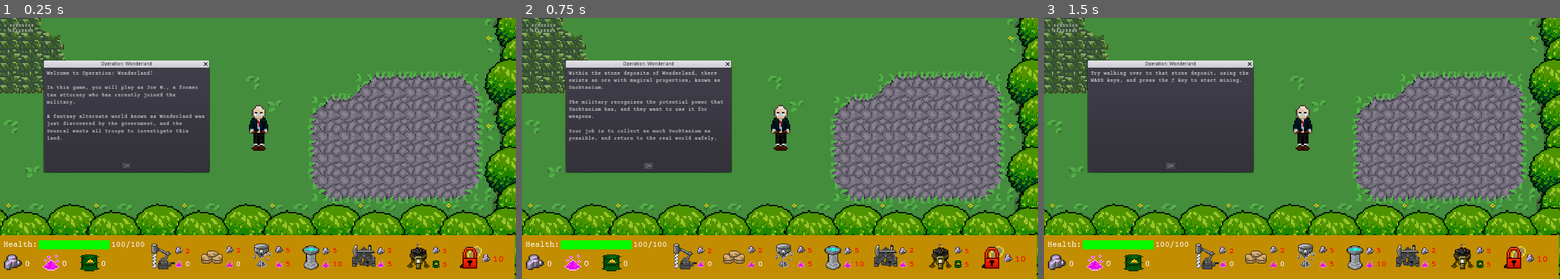
Above: before the commit, frames 1-3 (left to right).
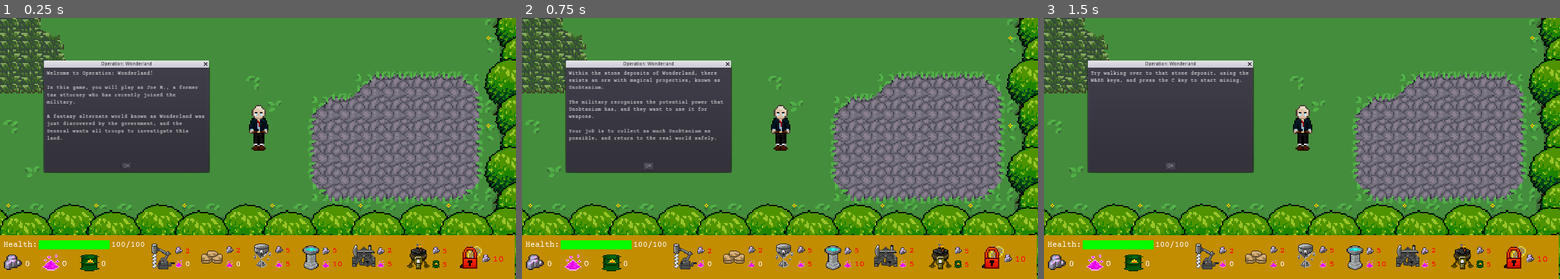
Above: after the commit, the same moments.

Repository: rakthalekk/CSC281-Project
Game: Godot game, scene res://src/Tutorial.tscn
Same seed, same stepped clock (60 frames per second), same inputs: the game is played once before the commit and once after it. This scene is started directly instead of the project's main scene.
Inputs:
- Up to frame 1 (0.25 s): no input
- Up to frame 2 (0.75 s): click "OK" at 0.5 s
- Up to frame 3 (1.5 s): click "OK" at 1.25 s

The runs differ from the first frame. In frame 1, less than 0.1% of the frame differs, in the area x 0-92%, y 2-92%; in frame 2, less than 0.1%; in frame 3, less than 0.1%.

Commit message:
pushed frogs

Diff:
--- a/281-Project/src/Fairy Dust Tree.gd
+++ b/281-Project/src/Fairy Dust Tree.gd
@@ -15,7 +15,7 @@
 onready var respawnTimer = $"Respawn Timer"
 
 # Random Number Generator
-var rng = RandomNumberGenerator.new()
+onready var rng = RandomNumberGenerator.new()
 
 # The entity (player) in the radius that's being interacted with
 var entity = null
--- a/281-Project/src/Forg.gd
+++ b/281-Project/src/Forg.gd
@@ -3,6 +3,17 @@
 
 var queue_attack = false
 var tounge_target = null
+
+
+func _ready():
+	._ready()
+	Global.frog_num += 1
+
+
+func perish():
+	.perish()
+	Global.frog_num -= 1
+
 
 func play_jump():
 	anim_player.play("hop")
--- a/281-Project/src/Global.gd
+++ b/281-Project/src/Global.gd
@@ -4,6 +4,7 @@
 var horizontal_wall = true
 var the_chosen_one = null
 var kill_count = 0
+var frog_num = 0
 
 var difficulty = 1 # 0, 1, or 2
 var music = 0.5
--- a/281-Project/src/HUD.gd
+++ b/281-Project/src/HUD.gd
@@ -43,7 +43,7 @@
 	$"Fairy Swatter/Cost Object/Cost Number".set_text(str(Global.fairySwatterCost[0]))
 
 func _process(delta):
-	$"Coords".set_text("X: " + str(get_parent().playerCoords[0]) + "\nY: " + str(get_parent().playerCoords[1]))
+	#$"Coords".set_text("X: " + str(get_parent().playerCoords[0]) + "\nY: " + str(get_parent().playerCoords[1]))
 
 	if Global.selected_item:
 		if Global.selected_item == "drill":
--- a/281-Project/src/HUD.tscn
+++ b/281-Project/src/HUD.tscn
@@ -474,7 +474,7 @@
 [node name="Fairy Swatter" type="AnimatedSprite" parent="."]
 position = Vector2( 1368, 696 )
 frames = SubResource( 9 )
-frame = 3
+frame = 4
 playing = true
 
 [node name="Fairy Swatter Lock" type="TextureButton" parent="Fairy Swatter"]
@@ -504,15 +504,13 @@
 scroll_active = false
 
 [node name="Coords" type="RichTextLabel" parent="."]
+visible = false
 margin_left = 11.0
 margin_top = 16.0
 margin_right = 202.0
 margin_bottom = 52.0
 text = "X: ########
 Y: ########"
-__meta__ = {
-"_edit_use_anchors_": false
-}
 
 [node name="PauseMenu" type="PopupDialog" parent="."]
 pause_mode = 2
--- a/281-Project/src/Main.gd
+++ b/281-Project/src/Main.gd
@@ -11,6 +11,8 @@
 # Enemy References
 const BUNNY = preload("res://src/Wonderbunny.tscn")
 
+const FORG = preload("res://src/Forg.tscn")
+
 # Misc References
 const BULLET = preload("res://src/Bolt.tscn")
 
@@ -18,6 +20,9 @@
 
 var structures = []
 var valid_place = false
+var frog_max = 6
+
+onready var rng = RandomNumberGenerator.new()
 
 onready var player = $Entities/Player
 onready var bullet_manager = $BulletManager
@@ -359,3 +364,17 @@
 				tilemap.set_cellv(p, tilemap.grassNoNavID)
 			elif tilemap.get_cellv(p) == tilemap.pathTileID:
 				tilemap.set_cellv(p, tilemap.pathNoNavID)
+
+
+func _on_FrogSpawnTimer_timeout():
+	if Global.frog_num < frog_max:
+		var forg = FORG.instance()
+		var pos = Vector2(rng.randi_range(0, 4096), rng.randi_range(0, 4096))
+
+		while (tilemap.get_cellv(tilemap.world_to_map(pos)) == tilemap.waterTileID):
+			pos = Vector2(rng.randi_range(0, 4096), rng.randi_range(0, 4096))
+
+		forg.global_position = pos
+		enemy_manager.add_child(forg)
+
+		print("frog @ " + str(pos))
--- a/281-Project/src/Main.tscn
+++ b/281-Project/src/Main.tscn
@@ -7,7 +7,6 @@
 [ext_resource path="res://src/HUD.tscn" type="PackedScene" id=5]
 [ext_resource path="res://src/Player.tscn" type="PackedScene" id=6]
 [ext_resource path="res://src/Snake.tscn" type="PackedScene" id=7]
-[ext_resource path="res://src/Forg.tscn" type="PackedScene" id=8]
 
 [node name="Main" type="Node2D"]
 script = ExtResource( 3 )
@@ -43,15 +42,16 @@
 [node name="EnemyManager" type="YSort" parent="Entities"]
 position = Vector2( 0, 2 )
 
-[node name="Forg" parent="Entities/EnemyManager" instance=ExtResource( 8 )]
-position = Vector2( 1985, 2857 )
-
 [node name="StructureManager" type="YSort" parent="Entities"]
 
 [node name="MiningTimer" type="Timer" parent="."]
 
 [node name="EnemyPathingTimer" type="Timer" parent="."]
 wait_time = 0.2
+autostart = true
+
+[node name="FrogSpawnTimer" type="Timer" parent="."]
+wait_time = 20.0
 autostart = true
 
 [node name="Snake" parent="." instance=ExtResource( 7 )]
@@ -66,3 +66,4 @@
 [connection signal="place_structure" from="Entities/Player" to="HUD" method="_on_Player_place_structure"]
 [connection signal="player_stats_changed" from="Entities/Player" to="HUD" method="_on_Player_player_stats_changed"]
 [connection signal="timeout" from="EnemyPathingTimer" to="." method="_on_EnemyPathingTimer_timeout"]
+[connection signal="timeout" from="FrogSpawnTimer" to="." method="_on_FrogSpawnTimer_timeout"]
Not shown: 1 places in 281-Project/src/Main.tscn that only renumber resources
